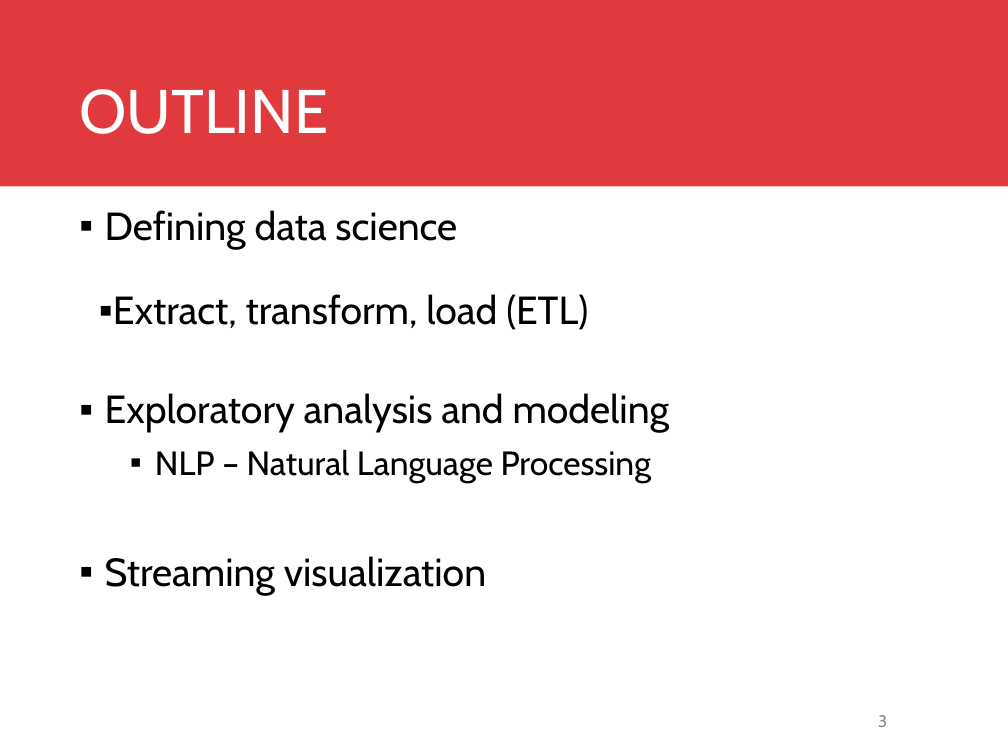
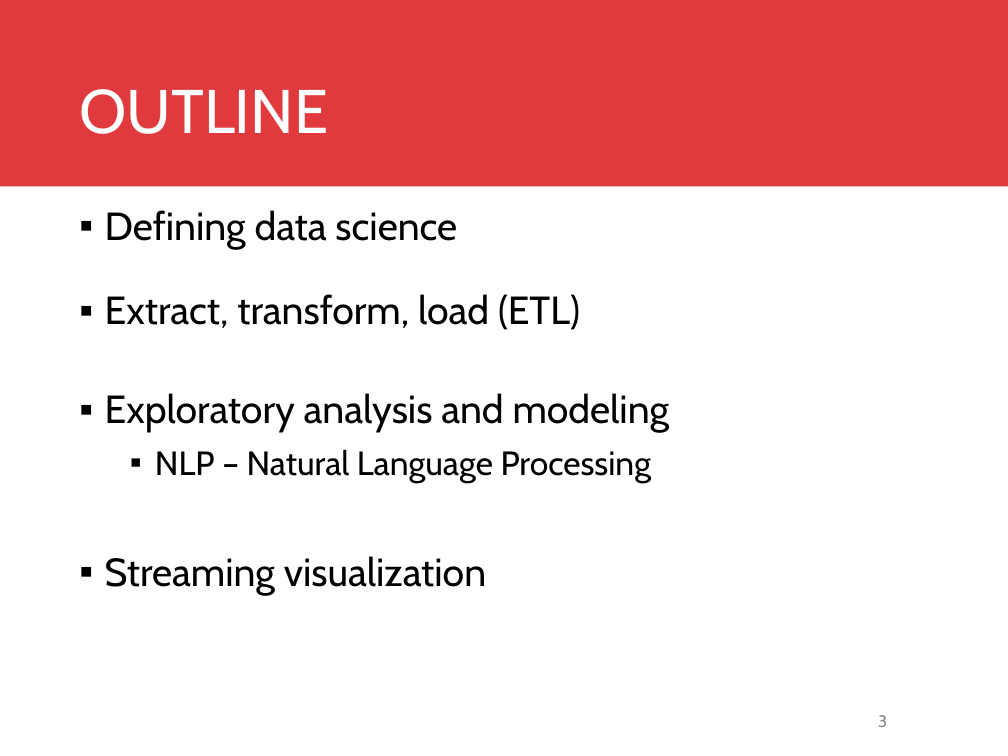
Before and after one commit to DreaJulca/streamvis-lecture, a slide deck: slide 3 of Visual Data Science.pptx. Drawn at 1008x756 pixels with LibreOffice and Linux fonts; fonts in the diff are those of the drawing; background and template pictures are left out. Boxes give left, top, right and bottom in pixels: in the first picture for what was removed or moved away, otherwise in the second. Text is boxed around its words. In the diff, an @@ line names an element or a change of style, - is before the commit and + after.

```diff
--- a/Visual Data Science.pptx
+++ b/Visual Data Science.pptx
@@ text at (105, 294, 580, 330): indent changed @@
```
Also in this commit, not shown: 7 other slides changed, 3 slides added.
